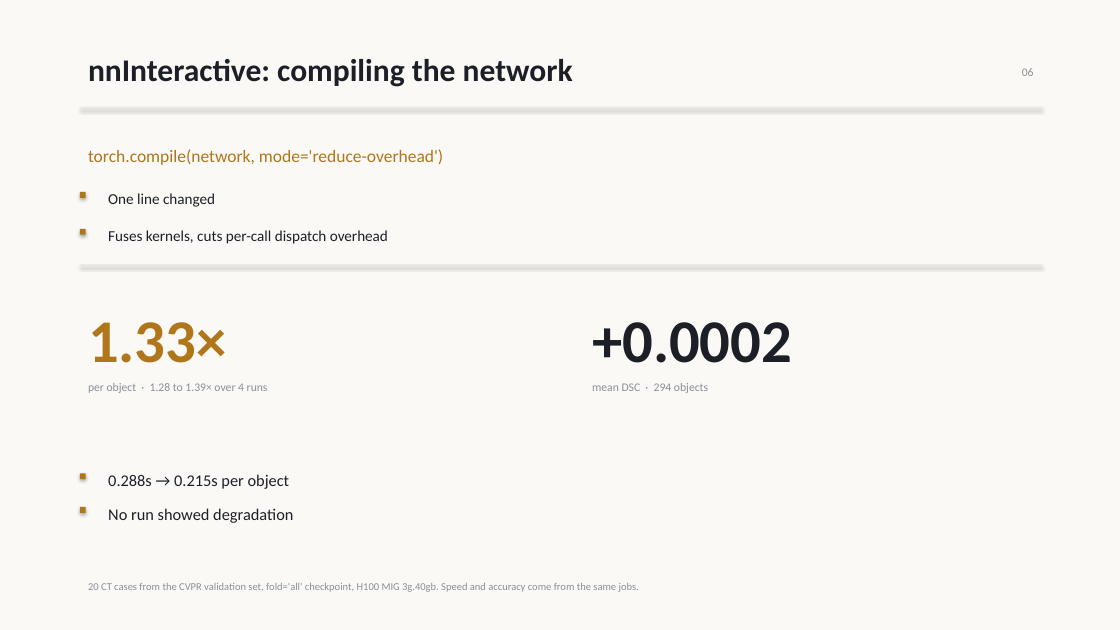
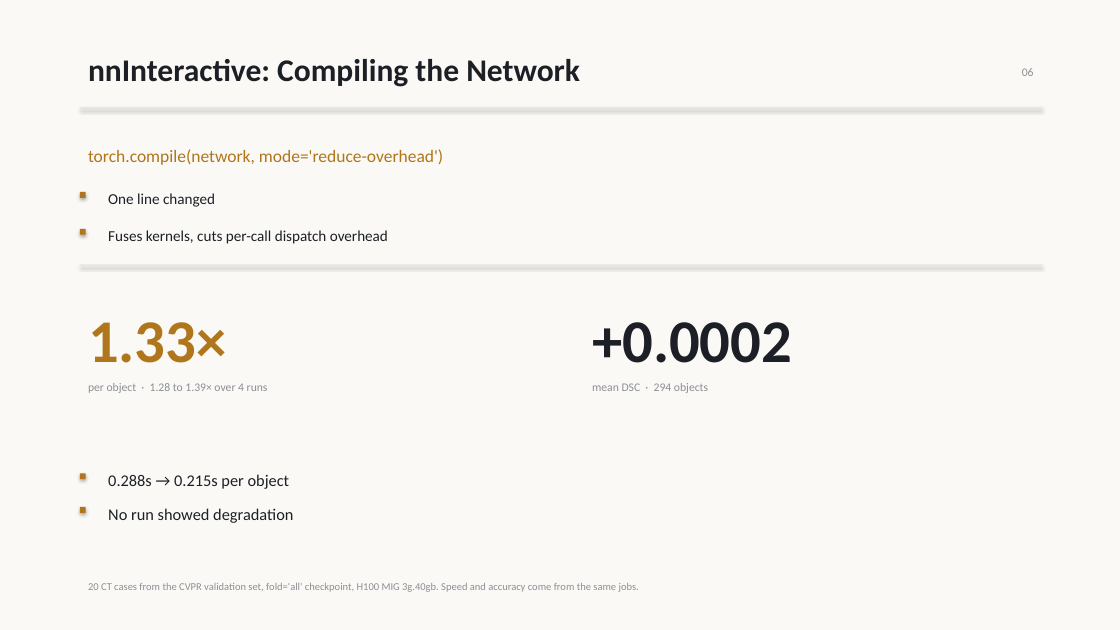
Before and after one commit to pentaexe/VoxTell-main, a slide deck: slide 6 of slides.pptx. Drawn at 1120x630 pixels with LibreOffice and Linux fonts; fonts in the diff are those of the drawing. Boxes give left, top, right and bottom in pixels: in the first picture for what was removed or moved away, otherwise in the second. Text is boxed around its words. In the diff, an @@ line names an element or a change of style, - is before the commit and + after.

Commit message:
Final deck: title case matched to hand edits, nnInteractive capitalisation fixed
Titles brought in line with the edits made in PowerPoint, with one correction:
'NnInteractive' -> 'nnInteractive', which is the model's actual name.

Verified: no shapes past slide edges, no overlapping text, zero em or en dashes,
no stale figures (46.7x, 13.61s, 0.005 threshold, 3.10->2.38, 343 patches,
18.7x, n=3 all absent), and every current figure present.

```diff
--- a/slides.pptx
+++ b/slides.pptx
@@ text at (88, 59, 580, 87): text changed @@
-nnInteractive: compiling the network
+nnInteractive: Compiling the Network
```
Also in this commit, not shown: 6 other slides changed, 1 other file.
